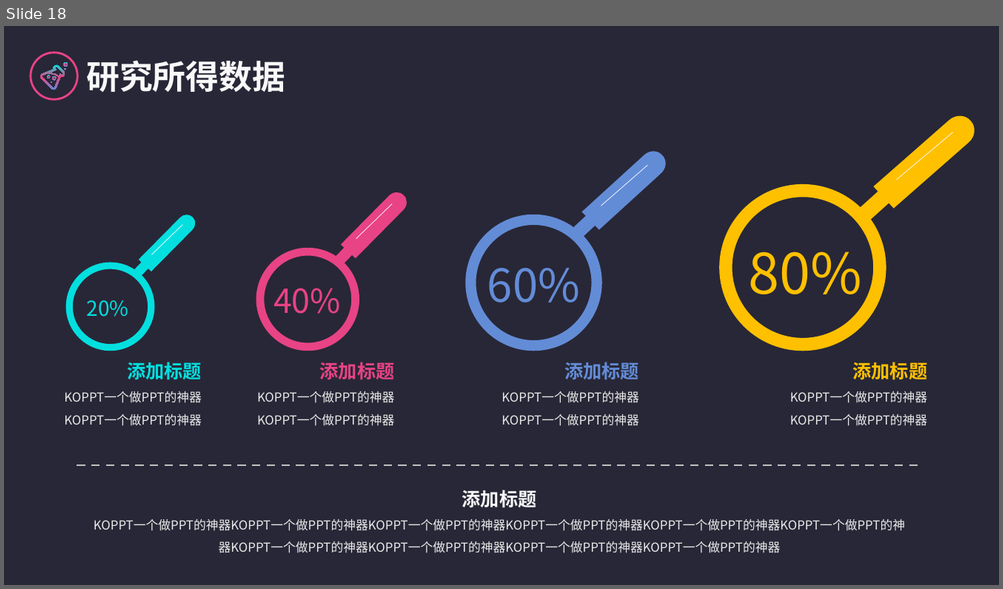
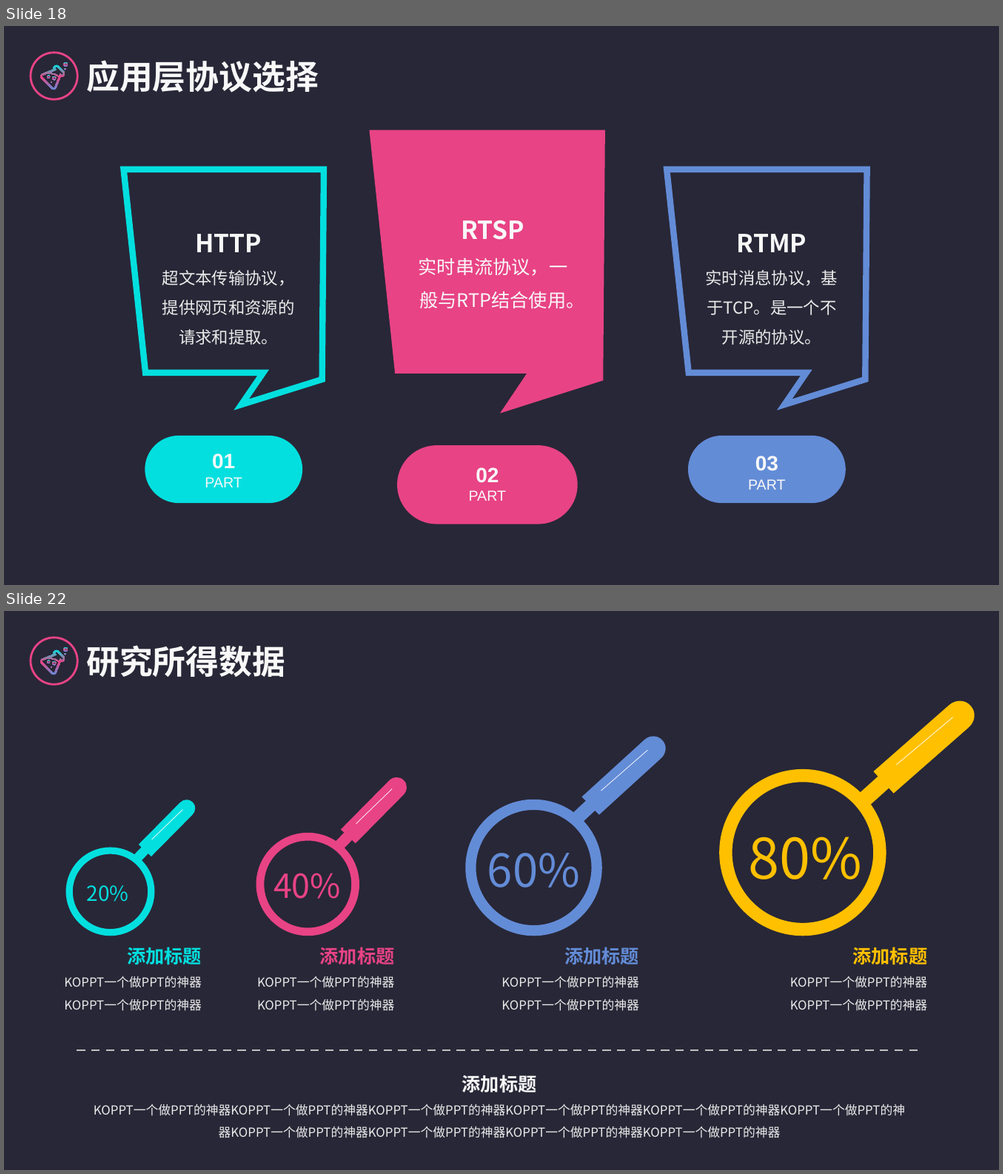
Before and after one commit to logic-basic/Graduation_Project, a slide deck: 答辩演示-党家翮.pptx. Shown one above the other, each under a label of ours: slide 18 before the commit, slides 18 and 22 after it; the slides between them are not shown. The pictures are 1003x589 and 1003x1174 pixels, drawn with LibreOffice and Linux fonts; fonts in the diff are those of the drawing. Boxes give left, top, right and bottom in pixels: in the first picture for what was removed or moved away, otherwise in the second. Text is boxed around its words. In the diff, an @@ line names an element or a change of style, - is before the commit and + after.

```diff
--- a/答辩演示-党家翮.pptx
+++ b/答辩演示-党家翮.pptx
@@ slide 18 added at [4,26,999,585], background #FFFFFF; not listed: 8 template elements that a slide beside it also shows @@
@@ text added at [86,60,318,93], 32 pt, text #F8F8F8, bold @@
+应用层协议选择
@@ freeform shape added at [373,133,602,408], fill #E84385, outline #E84385 6 pt @@
@@ freeform shape added at [123,170,324,405], outline #03DFDF 6 pt @@
@@ freeform shape added at [666,170,867,405], outline #638CD7 6 pt @@
@@ text added at [418,220,584,309], 18 pt, text #F8F8F8 @@
+RTSP
+实时串流协议，一般与RTP结合使用。
@@ text added at [162,234,295,345], 16 pt, text #EAEAEA @@
+HTTP
+超文本传输协议，提供网页和资源的请求和提取。
@@ text added at [706,234,838,345], 16 pt, text #EAEAEA @@
+RTMP
+实时消息协议，基于TCP。是一个不开源的协议。
@@ rounded rectangle added at [145,437,302,503], fill #03DFDF, 14 pt, text #F8F8F8 @@
+01
+PART
@@ rounded rectangle added at [397,446,578,526], fill #E84385, 14 pt, text #F8F8F8 @@
+02
+PART
@@ rounded rectangle added at [688,437,845,503], fill #638CD7, 14 pt, text #F8F8F8 @@
+03
+PART
@@ what was slide 18 is now slide 22 @@
```
Also in this commit, not shown: 4 slides changed, 13 other slides added, 11 slides removed.
